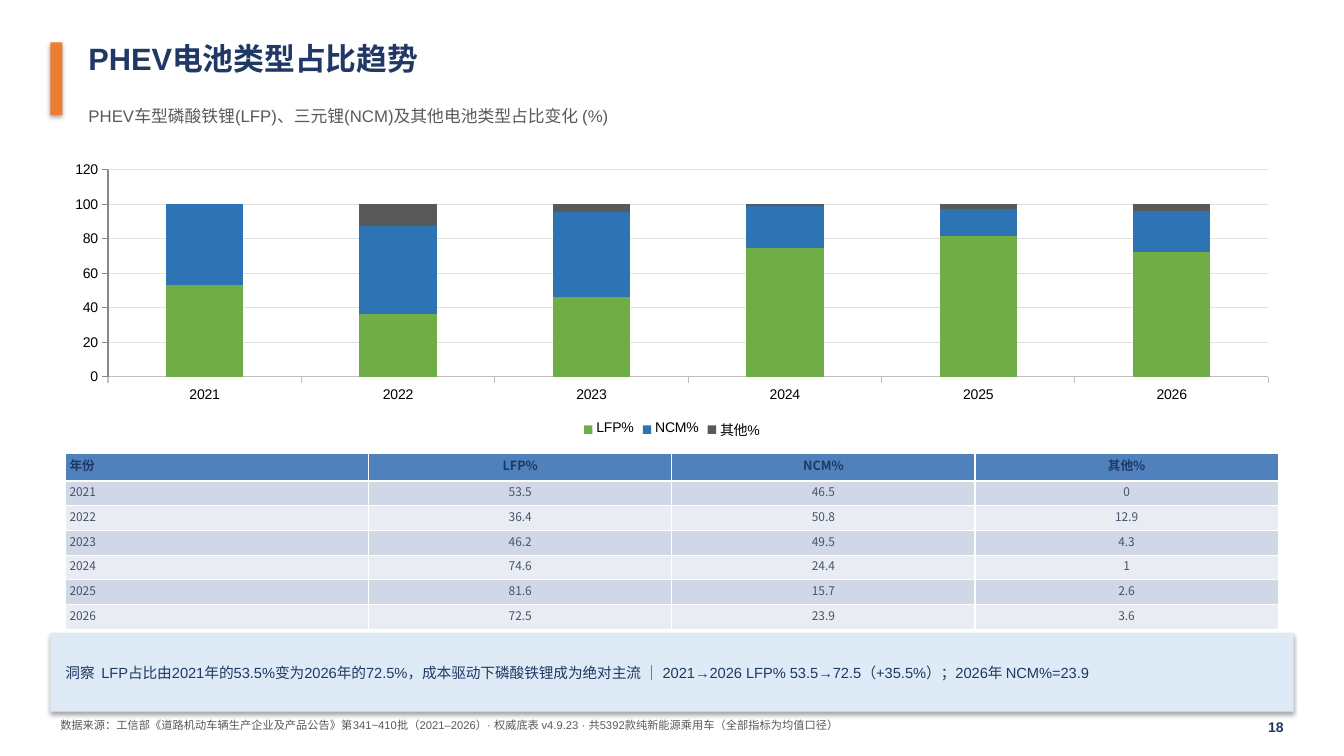
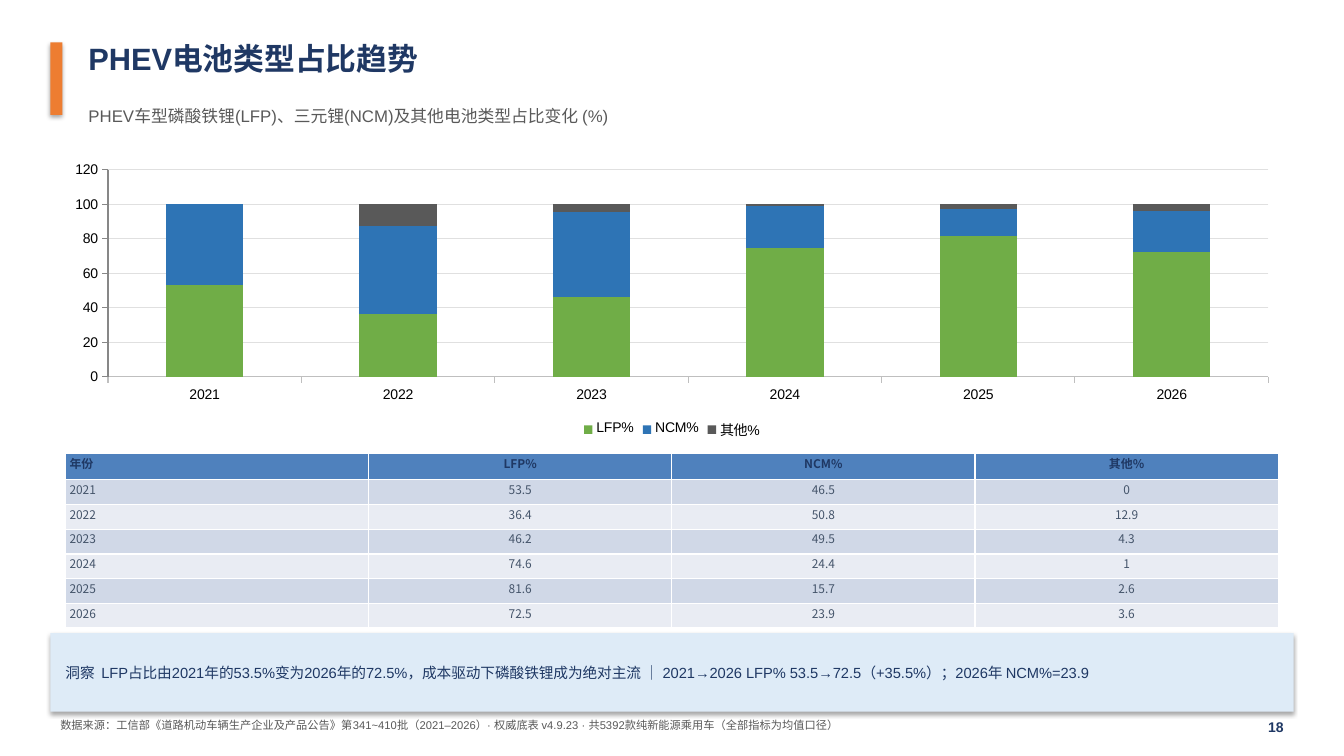
Before and after one commit to coolcat0125/TA-Analysis, a slide deck: slide 19 of NEV公告车型行业分析_演示文稿.pptx. Drawn at 1344x756 pixels with LibreOffice and Linux fonts; fonts in the diff are those of the drawing. Boxes give left, top, right and bottom in pixels: in the first picture for what was removed or moved away, otherwise in the second. Text is boxed around its words. In the diff, an @@ line names an element or a change of style, - is before the commit and + after.

```diff
--- a/NEV公告车型行业分析_演示文稿.pptx
+++ b/NEV公告车型行业分析_演示文稿.pptx
@@ table at [66,454,1279,628] @@
@@ size 9 to 8.5 pt in "年份", "LFP%", "NCM%", "其他%" @@
```
Also in this commit, not shown: 43 other slides changed, 12 other files.
